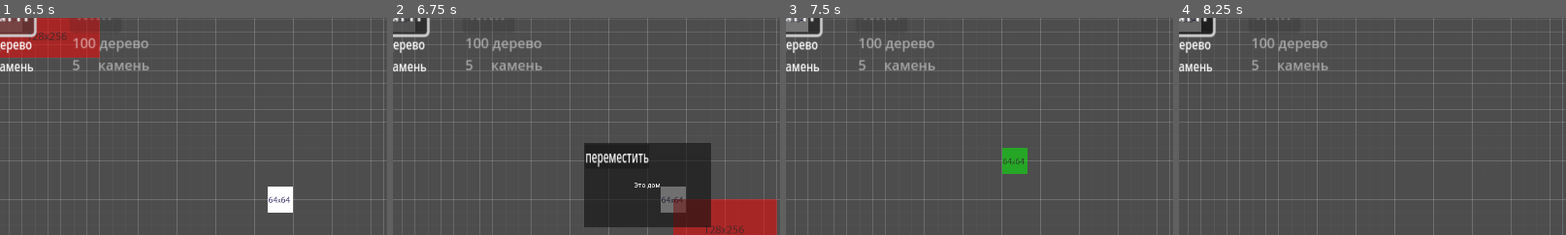
Above: before the commit, frames 1-4 (left to right).
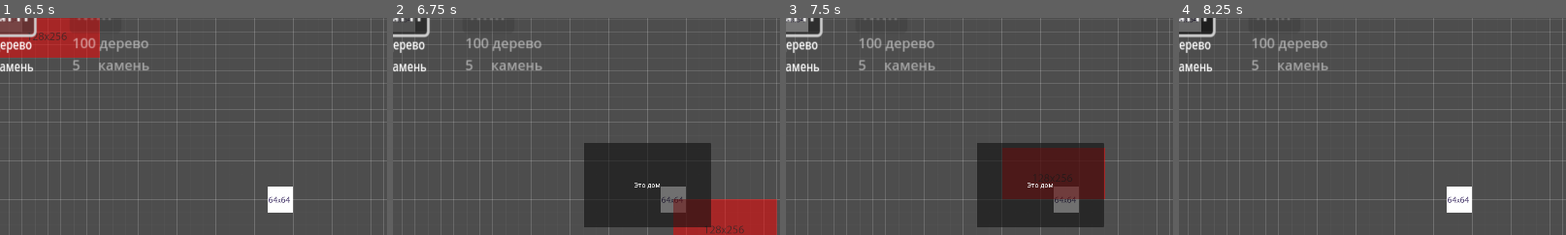
Above: after the commit, the same moments.

Repository: McRamon/Homework
Game: Godot game, scene res://scenes/Main.tscn
Same seed, same stepped clock (60 frames per second), same inputs: the game is played once before the commit and once after it.
Inputs (mouse positions are % of the whole screen's width and height, from its top left):
- Up to frame 1 (6.5 s): click "House" at 0.5 s; click "Barn" at 1.25 s; click "OK" at 2 s; click "House" at 2.75 s; click "Barn" at 3.5 s; click "OK" at 4.25 s; click "House" at 5 s; click "Barn" at 5.75 s
- Up to frame 2 (6.75 s): tap Enter at 6.5 s; move the mouse to (53, 53) at 6.52 s; click (53, 53) at 6.6 s
- Up to frame 3 (7.5 s): click (46, 43) at 7.25 s, where only the run before the commit has a clickable "переместить"
- Up to frame 4 (8.25 s): tap Space at 8 s; move the mouse to (18, 12) at 8.02 s; right-click (18, 12) at 8.1 s; click (18, 12) at 8.17 s
The pictures show only the part of the screen within x 17-67%, y 12-61%; the shares and areas given below are measured in that part.

Frame 1 is identical in both runs. In frame 2, 0.5% of the frame differs, in the area x 49-67%, y 62-69%; in frame 3, 13%, in the area x 49-83%, y 57-97%; in frame 4, 0.8%.

Commit message:
удаление всячины
-кнопка переместить

Diff:
--- a/scenes/house.tscn
+++ b/scenes/house.tscn
@@ -48,20 +48,6 @@
 horizontal_alignment = 1
 vertical_alignment = 1
 
-[node name="MoveButton" type="Button" parent="InfoMenu"]
-offset_left = 4.0
-offset_top = 4.0
-offset_right = 311.0
-offset_bottom = 206.0
-scale = Vector2(0.511521, 0.297856)
-
-[node name="Label" type="Label" parent="InfoMenu/MoveButton"]
-layout_mode = 0
-offset_right = 40.0
-offset_bottom = 23.0
-scale = Vector2(2.92789, 8.48074)
-text = "переместить"
-
 [node name="LongPressTimer" type="Timer" parent="."]
 wait_time = 2.0
 one_shot = true
--- a/scripts/buildings/building.gd
+++ b/scripts/buildings/building.gd
@@ -16,7 +16,7 @@
 @onready var build_timer: Timer            = $BuildTimer
 @onready var long_press_timer: Timer       = $LongPressTimer
 @onready var info_menu: PopupPanel         = $InfoMenu
-@onready var move_button: Button           = $InfoMenu/MoveButton
+#@onready var move_button: Button           = $InfoMenu/MoveButton
 
 var _time_left: float = 0.0
 var _in_progress: bool = false
@@ -30,7 +30,7 @@
 	long_press_timer.one_shot = true
 	long_press_timer.connect("timeout", Callable(self, "_on_long_press"))
 
-	move_button.connect("pressed", Callable(self, "_on_move_pressed"))
+	#move_button.connect("pressed", Callable(self, "_on_move_pressed"))
 
 	_update_cost_label()
 	cost_label.visible = true
